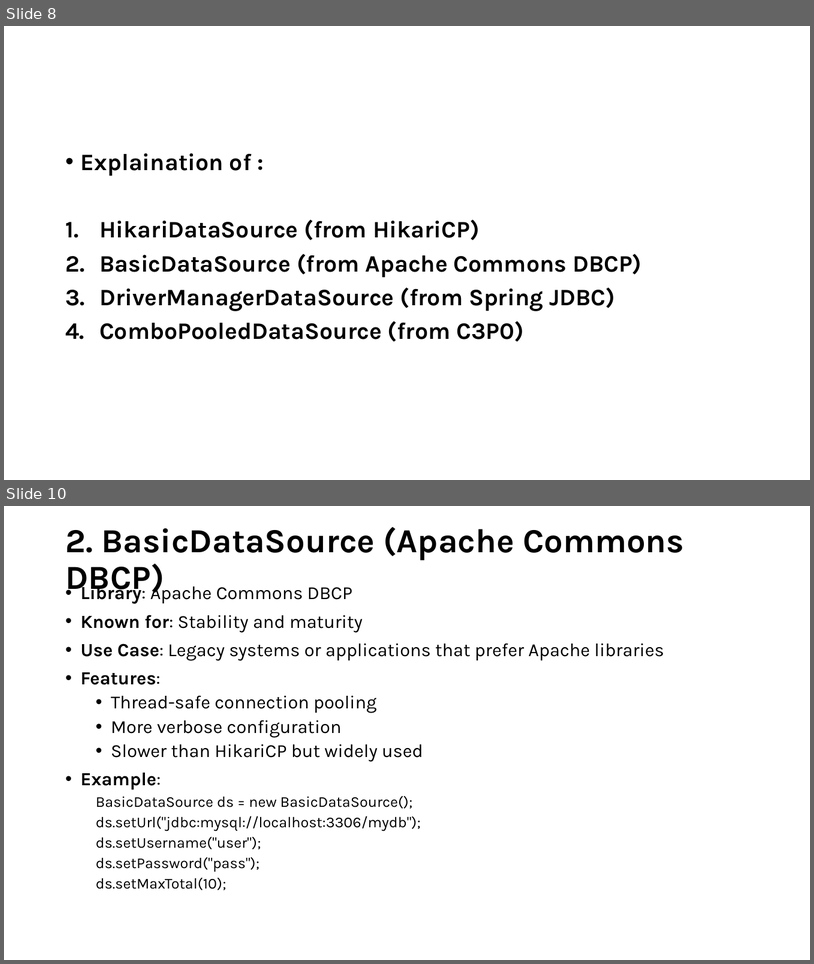
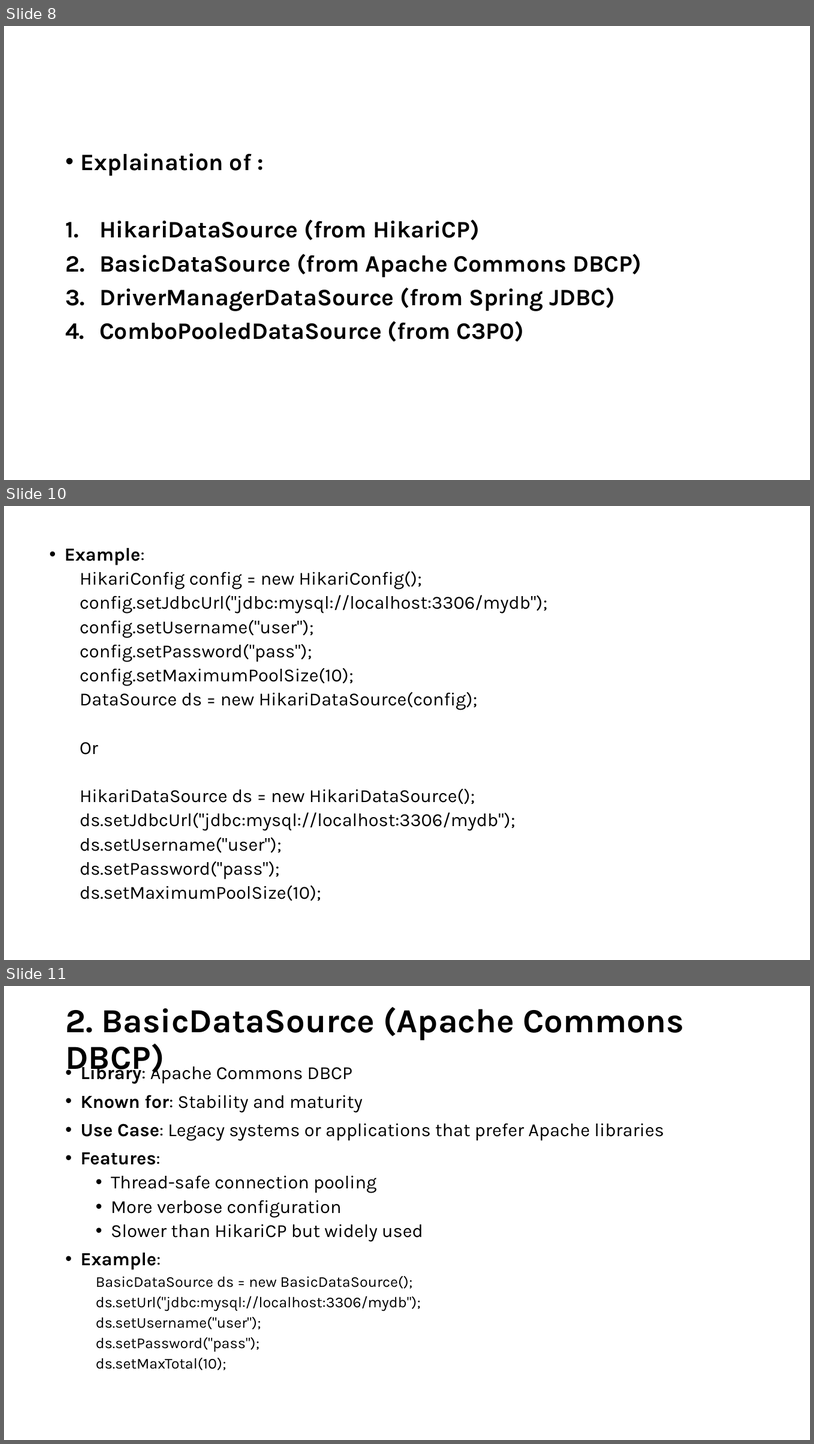
Before and after one commit to ProgrammingStairs/Spring-330pm, a slide deck: 7 SpringJdbcTemplate_ConnectionPool.pptx. Shown one above the other, each under a label of ours: slides 8 and 10 before the commit, slides 8, 10 and 11 after it; the slides between them are not shown. The pictures are 814x964 and 814x1444 pixels, drawn with LibreOffice and Linux fonts; fonts in the diff are those of the drawing. Boxes give left, top, right and bottom in pixels: in the first picture for what was removed or moved away, otherwise in the second. Text is boxed around its words. In the diff, an @@ line names an element or a change of style, - is before the commit and + after.

```diff
--- a/7 SpringJdbcTemplate_ConnectionPool.pptx
+++ b/7 SpringJdbcTemplate_ConnectionPool.pptx
@@ slide 10 added at bbox=[4, 506, 810, 960], background #FFFFFF @@
@@ text added at bbox=[65, 548, 548, 901], 22 pt, text #000000 @@
+• Example:
+  HikariConfig config = new HikariConfig();
+  config.setJdbcUrl("jdbc:mysql://localhost:3306/mydb");
+  config.setUsername("user");
+  config.setPassword("pass");
+  config.setMaximumPoolSize(10);
+  DataSource ds = new HikariDataSource(config);
+  Or
+  HikariDataSource ds = new HikariDataSource();
+  ds.setJdbcUrl("jdbc:mysql://localhost:3306/mydb");
+  ds.setUsername("user");
+  ds.setPassword("pass");
+  ds.setMaximumPoolSize(10);
@@ what was slide 10 is now slide 11 @@
```
Also in this commit, not shown: 1 slide changed, 1 other slide added, 11 other files.
